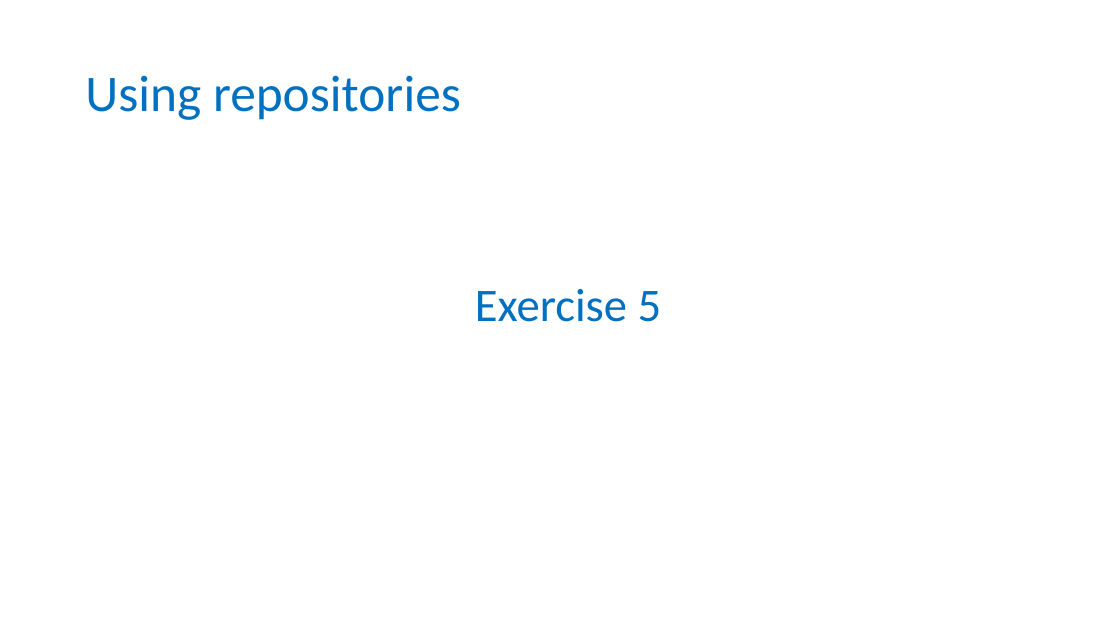
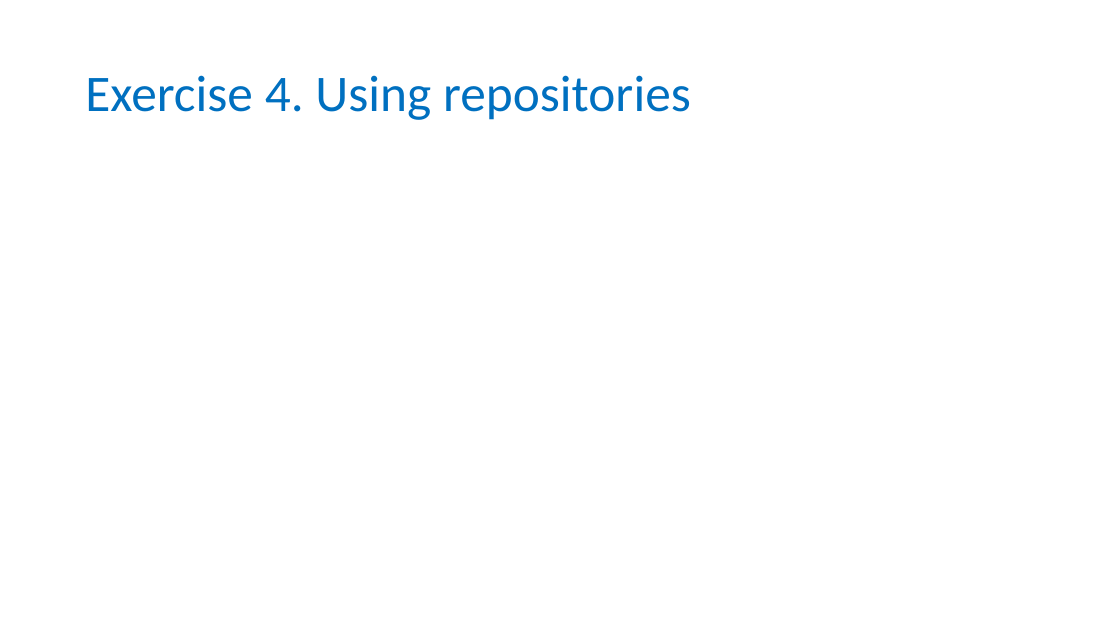
Before and after one commit to carpentries-incubator/fair-for-leaders, a slide deck: slide 18 of instructors/04-Public_repositories.pptx. Drawn at 1120x630 pixels with LibreOffice and Linux fonts; fonts in the diff are those of the drawing; background and template pictures are left out. Boxes give left, top, right and bottom in pixels: in the first picture for what was removed or moved away, otherwise in the second. Text is boxed around its words. In the diff, an @@ line names an element or a change of style, - is before the commit and + after.

Commit message:
updated FAIR exercise

```diff
--- a/instructors/04-Public_repositories.pptx
+++ b/instructors/04-Public_repositories.pptx
@@ title at box(85, 75, 691, 120): text changed @@
-Using repositories
+Exercise 4. Using repositories
@@ text removed at box(475, 289, 662, 322) @@
-Exercise 5
```
Also in this commit, not shown: 5 other slides changed.
